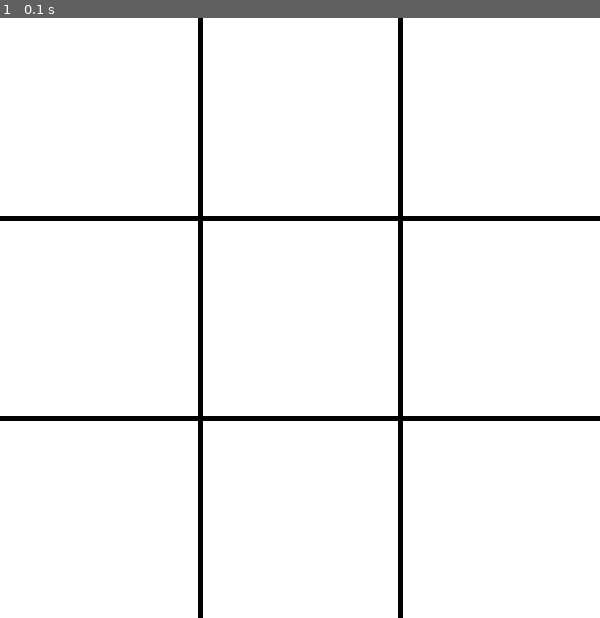
Above: before the commit, frame 1.
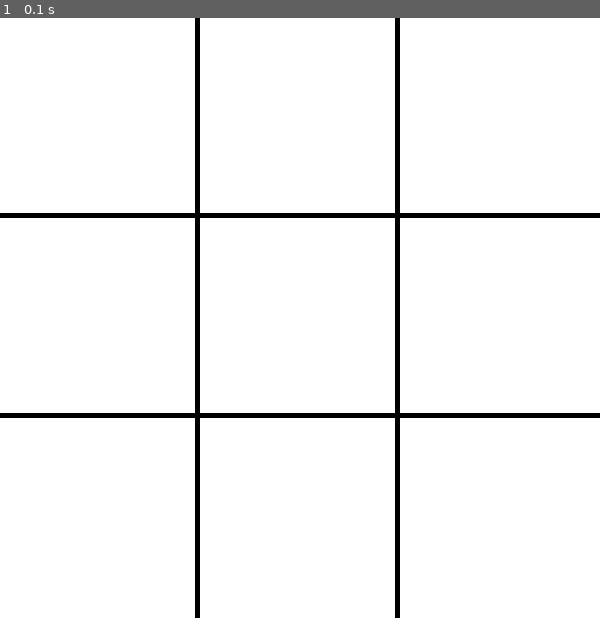
Above: after the commit, the same moment.

Repository: wayline89/Code
Game: pygame game, started from pygame_main.py
Two runs of this game, one before a commit and one after it. Both use one fixed random seed, a clock stepped at 60 frames per second and the inputs below.
Inputs:
- Up to frame 1 (0.1 s): no input

The runs differ from the first frame. In frame 1, 3.9% of the frame differs, in the area x 0-100%, y 0-100%.

Commit message:
Centered the line

Diff:
--- a/pygame_main.py
+++ b/pygame_main.py
@@ -39,8 +39,9 @@
 
     line_width = 5
     for i in range(1, 3):
-        pygame.draw.line(WIN, BLACK, (tile_size*i, 0), (tile_size*i, HEIGHT), line_width)
-        pygame.draw.line(WIN, BLACK, (0, tile_size*i), (WIDTH, tile_size*i), line_width)
+        line_pos = tile_size*i - line_width/2
+        pygame.draw.line(WIN, BLACK, (line_pos, 0), (line_pos, HEIGHT), line_width)
+        pygame.draw.line(WIN, BLACK, (0, line_pos), (WIDTH, line_pos), line_width)
 
     pygame.display.update()
 
